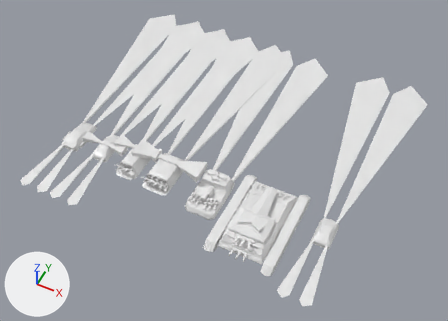
Renders of the Blender file assets/models/cars.blend from each side of a commit.
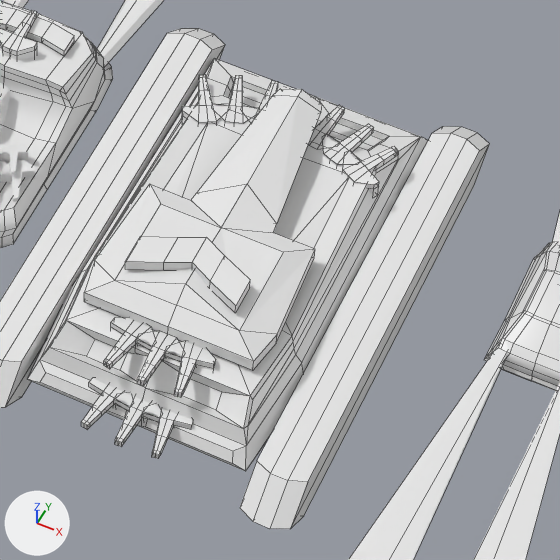
The first picture shows the older version from a 50 mm lens placed at (28.5, -29.6, 39.9), pointed at (12.2, 3.0, -0.9). The close-ups show both versions on the part from 47% to 73% of the width and 53% to 88% of the height of that picture; other places that the commit changed are outside them. Arrows for +X, +Y and +Z are at lower left; the lights stay in place. The close-ups show mesh edges as thin lines.

Objects in the first close-up: 'civ_car', 'civ_car_body', 'civ_lights', 'cop_car_s.003', 'cop_car_s.005', 'cop_car_s.007', 'cop_car_s.008', 'cop_truck', 'cop_truck_lights', 'tank', 'tank_siren', 'tank_turret'.
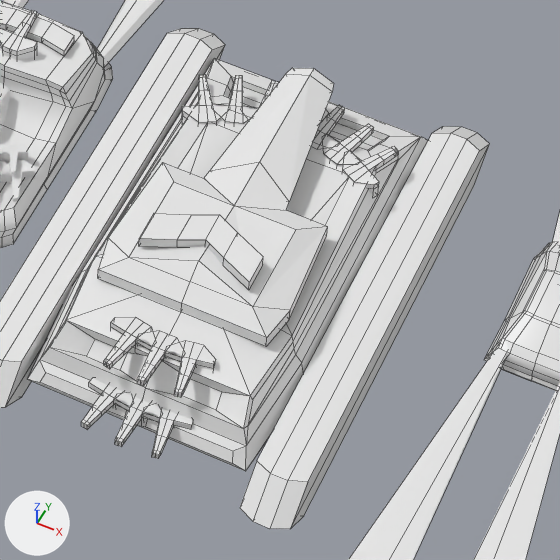
The change, as a list of edits to the scene's bpy script:
```text
Change me_cube_026:
    where me_cube_026.from_pydata(...)  # 30 vertices, 22 faces; spans x -1.52..0.0, y -1.4..3.57, z -0.08..0.68
    used by ob_tank_turret; parent = ob_tank; location = (20.0, -1.028, 1.48)
    me_cube_026 part 1: the whole mesh is moved by (0.0, -0.16, 1.48)
Change ob_tank_turret:
    ob_tank_turret.matrix_parent_inverse: Matrix(((1.0, 0.0, 0.0, -20.0), (0.0, 1.0, 0.0, 0.0), (0.0, 0.0, 1.0, 0.0), (0.0, 0.0, 0.0, 1.0))) -> Matrix(((1.0, 0.0, 0.0, -18.0), (0.0, 1.0, 0.0, 2.615), (0.0, 0.0, 1.0, 0.0), (0.0, 0.0, 0.0, 1.0)))
    ob_tank_turret.location: (20.0, -1.028, 1.48) -> (18.0, -3.0, 0.0)
Change ob_tank_siren:
    remove ob_tank_siren.matrix_parent_inverse = Matrix(((1.0, 0.0, 0.0, -20.0), (0.0, 1.0, 0.0, 1.028), (0.0, 0.0, 1.0, -1.48), (0.0, 0.0, 0.0, 1.0)))
    ob_tank_siren.location: (19.95, -1.433, 2.343) -> (-0.0497, -0.569, 2.343)
```

What differs and where, as boxes (x1, y1, x2, y2) in the close-ups (560 x 560 px):
'tank_turret', moved: before (84, 89, 322, 370); after (98, 68, 334, 347)
'tank_siren', moved: before (125, 236, 250, 313); after (139, 213, 263, 290)
